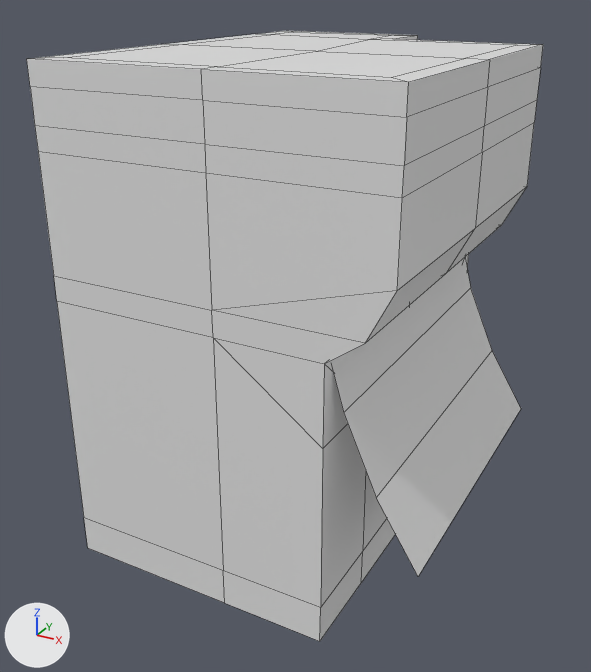
A saved change to the FBX model URP Quang Binh v2/Assets/Assets/Meshes/New_Buildings/SM_Building_small_006.fbx.
Camera for both pictures: a camera (50 mm lens) standing at (4.31, -4.15, 4.49) and looking at (1.26, 1.41, 1.71). Every picture has the same lights, and +X, +Y and +Z are marked at lower left. The first picture is the older version. Mesh edges are drawn as thin lines. Objects named as collision shapes, trigger or cutter boxes, shadow casters or lower levels of detail are left out. Where no turn or scale is listed for an object, it has been applied to the vertices.

The first picture shows 'SM_Building_small_006_LOD0'.
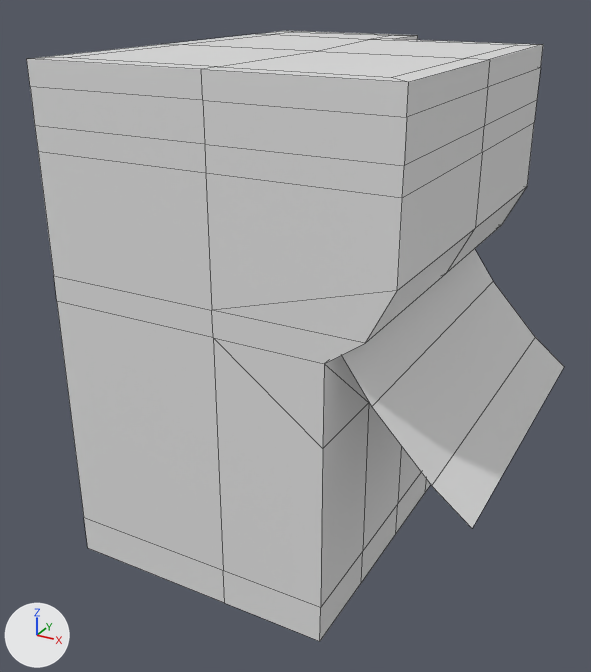
Pixel boxes (x1, y1, x2, y2) of what changed, in the pictures (591 x 672 px; the box of a moved part takes in the faces that stretch with it):
'SM_Building_small_006_LOD0', reshaped: before (27, 31, 543, 641); after (27, 31, 564, 641)
part 1 of me_plane_019, moved or reshaped: before (332, 257, 521, 576); after (341, 249, 564, 528)

The change in detail:
me_plane_019 is used by ob_sm_building_small_006_lod0; location (0.0, 0.0, 0.0).
me_plane_019 had 121 vertices, 112 faces and spanned x 0.0..2.91, y 0.0..3.51, z 0.0..3.99.
me_plane_019 now has 121 vertices, 112 faces and spans x 0.0..3.24, y 0.0..3.51, z 0.0..3.99.
Part 1, on me_plane_019:
Vertex 113 of me_plane_019 moves from (2.9, 2.79, 0.78) at pixel (521, 408) to (3.23, 2.79, 1.3) at pixel (564, 366).
Vertex 115 of me_plane_019 moves from (2.91, 0.12, 0.78) at pixel (418, 576) to (3.24, 0.12, 1.3) at pixel (472, 528).
Vertex 117 of me_plane_019 moves from (2.58, 2.79, 1.31) at pixel (492, 350) to (2.95, 2.79, 1.52) at pixel (535, 337).
Vertex 118 of me_plane_019 moves from (2.32, 2.79, 1.88) at pixel (470, 287) to (2.52, 2.79, 1.98) at pixel (493, 281).
Vertex 119 of me_plane_019 moves from (2.33, 0.12, 1.88) at pixel (343, 412) to (2.52, 0.12, 1.98) at pixel (371, 406).
Vertex 120 of me_plane_019 moves from (2.58, 0.12, 1.31) at pixel (376, 497) to (2.96, 0.12, 1.52) at pixel (431, 485).
